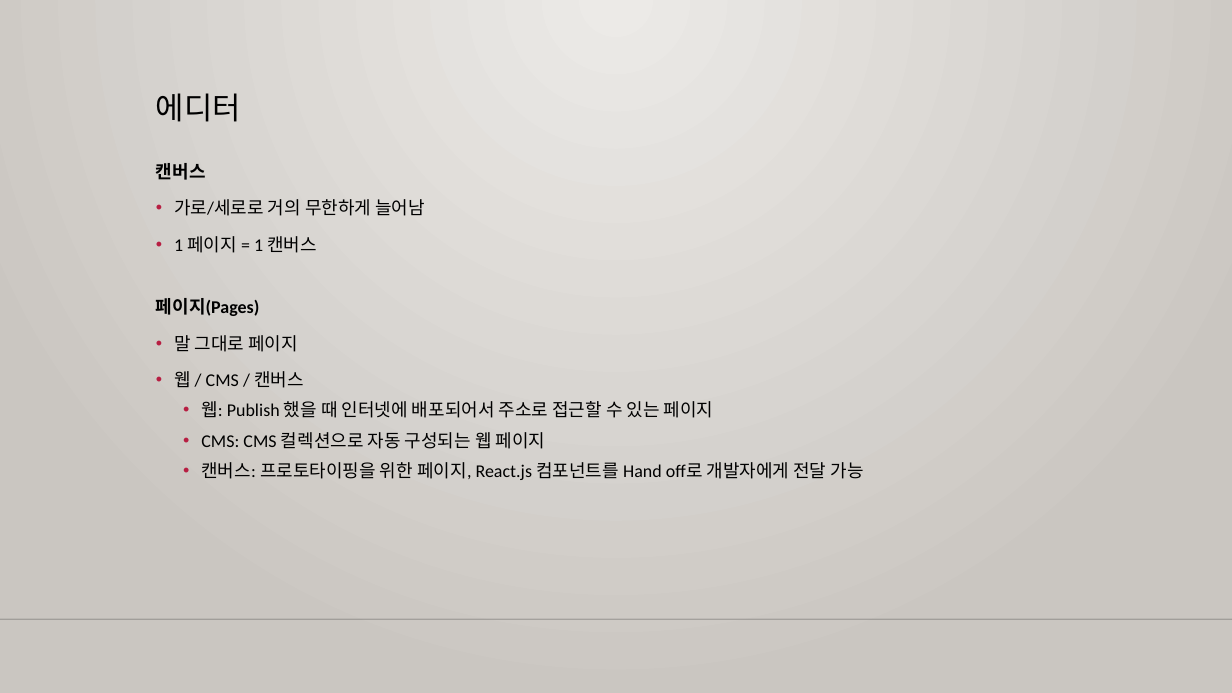
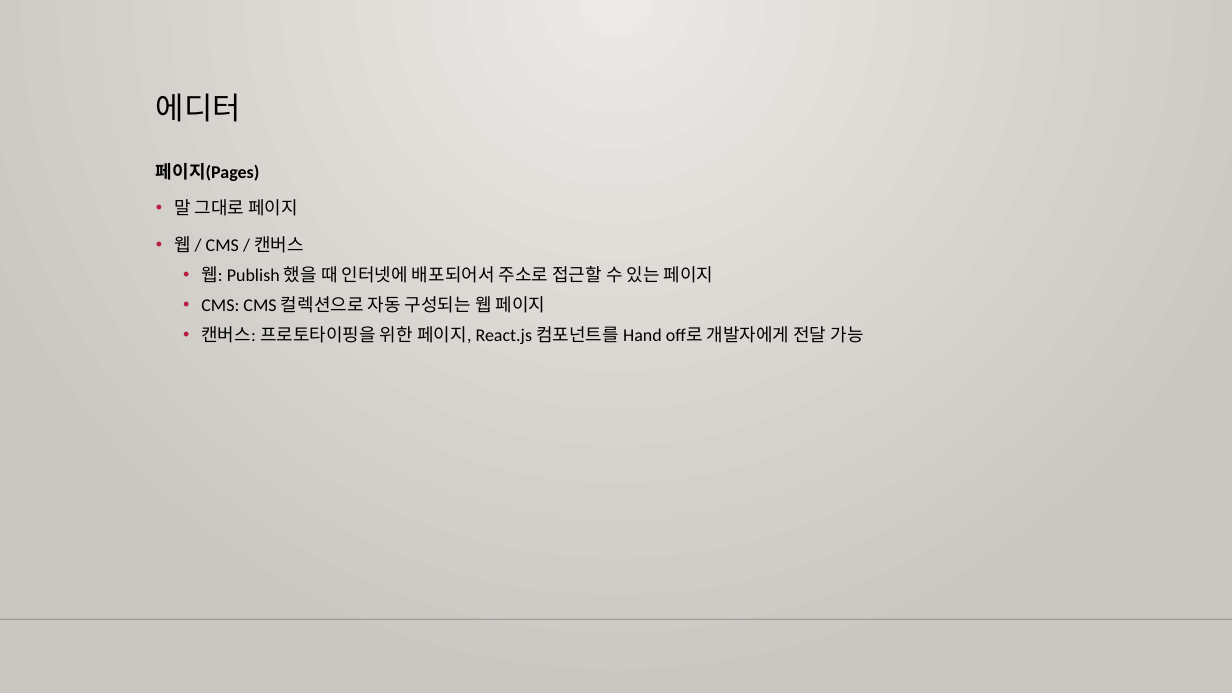
Before and after one commit to m00nlygreat/obsidian-vault, a slide deck: slide 8 of 노코드 엔지니어링/프레이머로 블로그 만들기.pptx (slide 10 before the commit). Drawn at 1232x693 pixels with LibreOffice and Linux fonts; fonts in the diff are those of the drawing; background and template pictures are left out. Boxes give left, top, right and bottom in pixels: in the first picture for what was removed or moved away, otherwise in the second. Text is boxed around its words. In the diff, an @@ line names an element or a change of style, - is before the commit and + after.

```diff
--- a/노코드 엔지니어링/프레이머로 블로그 만들기.pptx
+++ b/노코드 엔지니어링/프레이머로 블로그 만들기.pptx
@@ text at (x1=156, y1=163, x2=425, y2=253): paragraphs removed @@
-캔버스
-• 가로/세로로 거의 무한하게 늘어남
-• 1 페이지 = 1 캔버스
```
Also in this commit, not shown: 3 other slides changed, 7 slides added, 3 other files.
